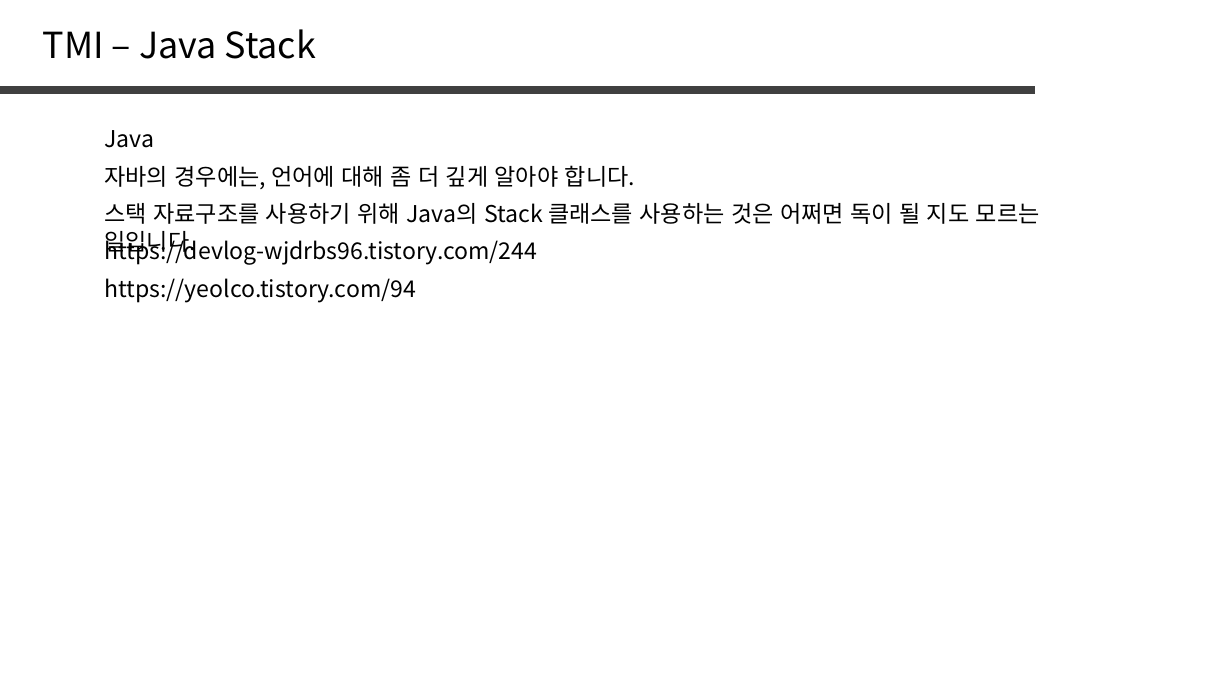
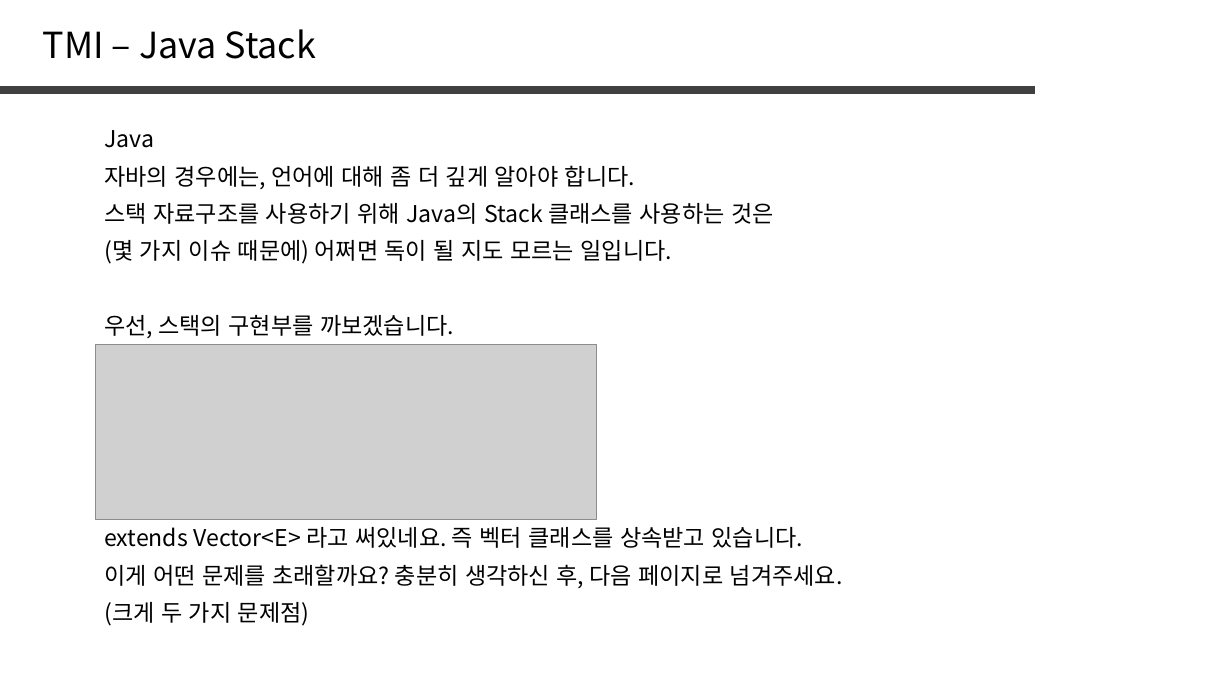
Before and after one commit to jaehoo1/PS-study, a slide deck: slide 15 of study/7_Stack, Queue, List.pptx. Drawn at 1232x693 pixels with LibreOffice and Linux fonts; fonts in the diff are those of the drawing; grey boxes stand for pictures. Boxes give left, top, right and bottom in pixels: in the first picture for what was removed or moved away, otherwise in the second. Text is boxed around its words. In the diff, an @@ line names an element or a change of style, - is before the commit and + after.

```diff
--- a/study/7_Stack, Queue, List.pptx
+++ b/study/7_Stack, Queue, List.pptx
@@ text at [104, 203, 774, 224]: text changed @@
-스택 자료구조를 사용하기 위해 Java의 Stack 클래스를 사용하는 것은 어쩌면 독이 될 지도 모르는 일입니다.
+스택 자료구조를 사용하기 위해 Java의 Stack 클래스를 사용하는 것은
@@ text at [104, 240, 672, 264]: text changed @@
-https://devlog-wjdrbs96.tistory.com/244
+(몇 가지 이슈 때문에) 어쩌면 독이 될 지도 모르는 일입니다.
@@ text removed at [104, 278, 416, 302] @@
-https://yeolco.tistory.com/94
@@ text added at [104, 315, 454, 338], 18 pt, text #000000 @@
+우선, 스택의 구현부를 까보겠습니다.
@@ picture added at [95, 344, 597, 519] @@
@@ text added at [104, 527, 803, 548], 18 pt, text #000000 @@
+extends Vector<E> 라고 써있네요. 즉 벡터 클래스를 상속받고 있습니다.
@@ text added at [104, 564, 843, 588], 18 pt, text #000000 @@
+이게 어떤 문제를 초래할까요? 충분히 생각하신 후, 다음 페이지로 넘겨주세요.
@@ text added at [104, 602, 310, 626], 18 pt, text #000000 @@
+(크게 두 가지 문제점)
```
Also in this commit, not shown: 5 slides added, 2 slides removed.
